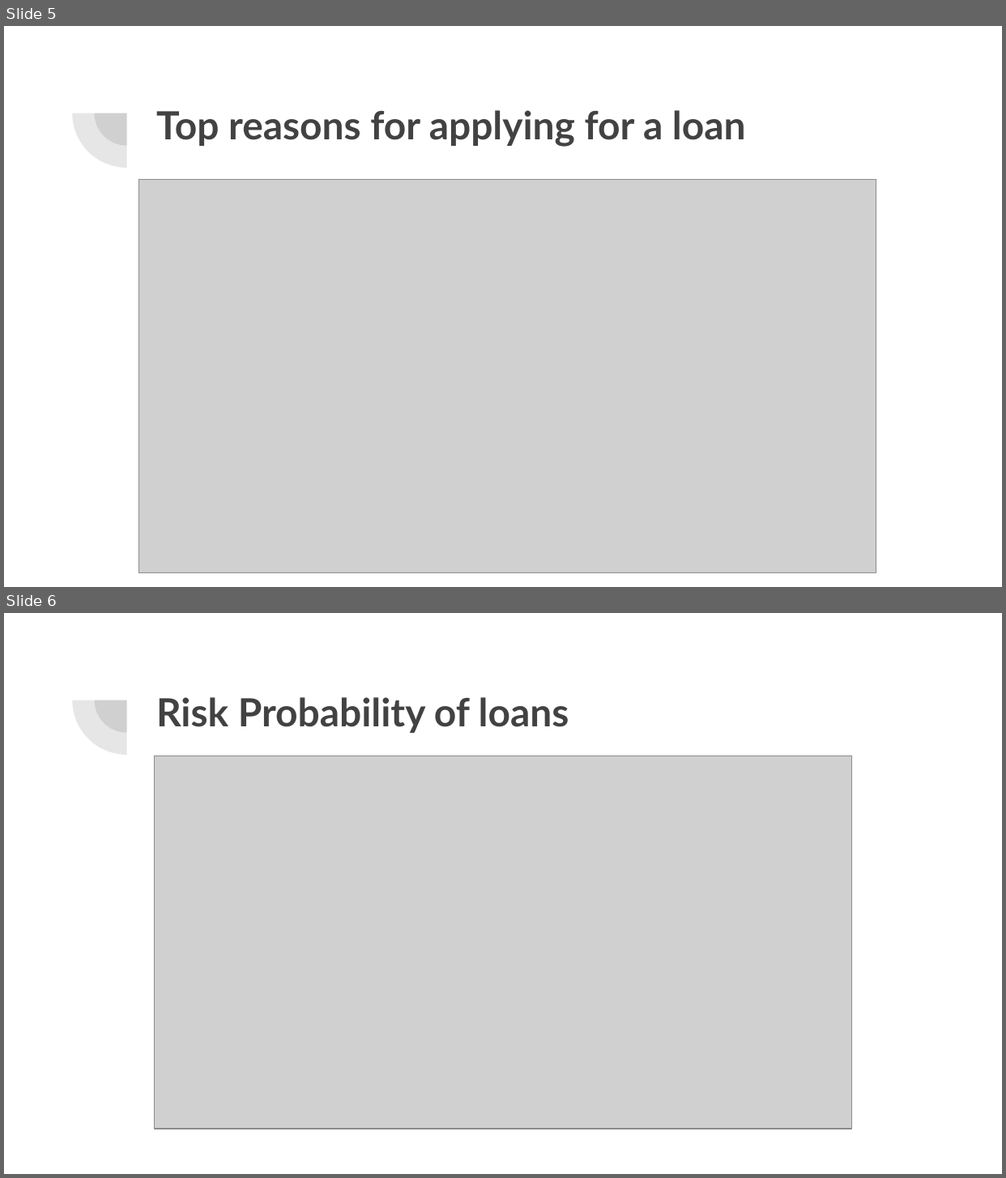
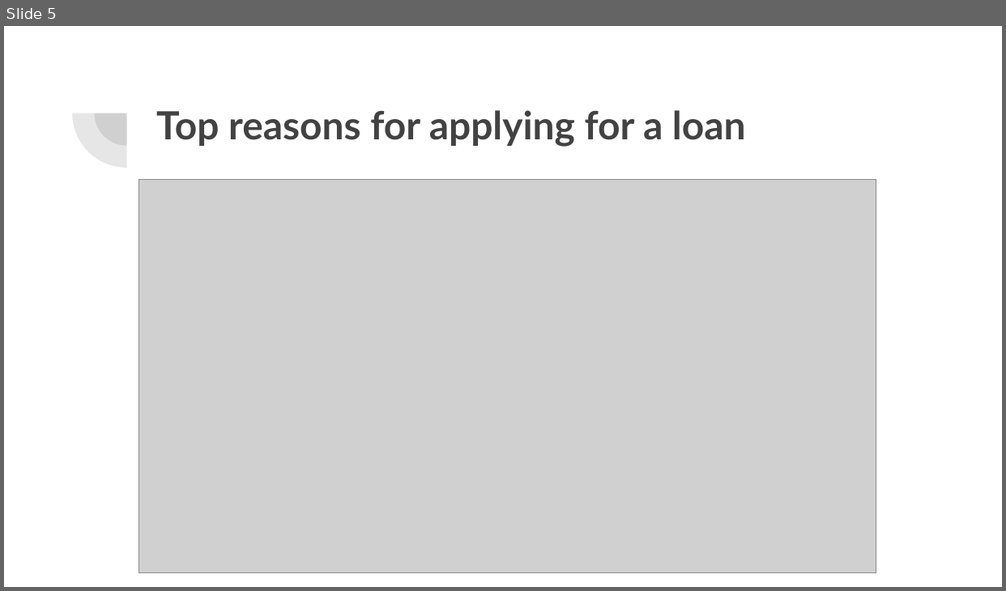
Before and after one commit to tanya-hash/Lending-club-case-study, a slide deck: Lending club case study.pptx. Shown one above the other, each under a label of ours: slides 5 and 6 before the commit, slide 5 after it. The pictures are 1006x1178 and 1006x591 pixels, drawn with LibreOffice and Linux fonts; fonts in the diff are those of the drawing; grey boxes stand for pictures. Boxes give left, top, right and bottom in pixels: in the first picture for what was removed or moved away, otherwise in the second. Text is boxed around its words. In the diff, an @@ line names an element or a change of style, - is before the commit and + after.

```diff
--- a/Lending club case study.pptx
+++ b/Lending club case study.pptx
@@ slide 6 removed at (4,613,1002,1174), background #FFFFFF; not listed: 2 template elements that a slide beside it also shows @@
@@ title removed at (156,697,569,733) @@
-Risk Probability of loans
@@ picture removed at (154,756,851,1130) @@
```
Also in this commit, not shown: 1 slide changed, 4 slides added, 3 other slides removed.
